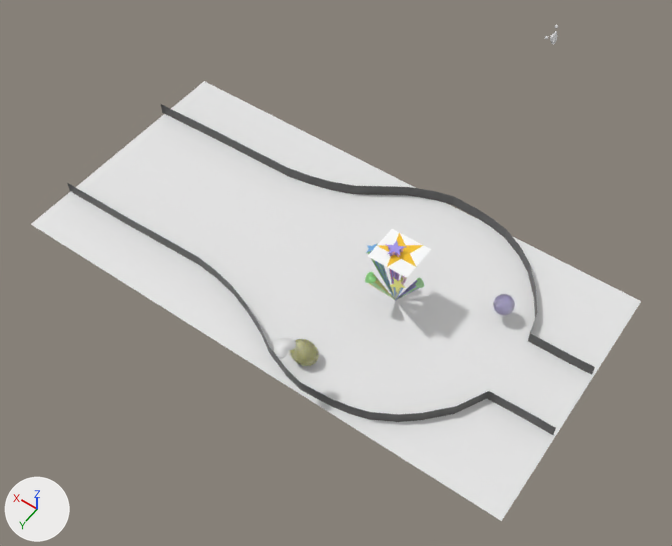
Two versions of the glTF model semesterproject.glb, one commit apart.
One viewpoint serves both versions: a 50 mm camera at (-6.52, 11.56, 17.93) aimed at (1.18, 0.77, 0.98). The axes (+X, +Y, +Z) are drawn at lower left. The lights are the same throughout. Where no turn or scale is listed for an object, it has been applied to the vertices.

Names of what the first picture shows: 'Icosphere.002', 'Icosphere.003', 'Sphere.002', 'boden', 'heart.001', 'star image', 'zaun'.
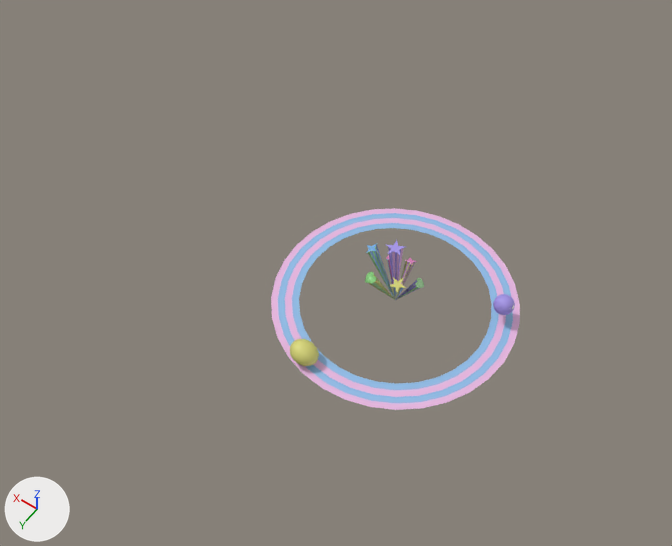
The change, as a diff of the scene's bpy script:
```diff
--- a/semesterproject.glb.py
+++ b/semesterproject.glb.py
@@ ob_platz @@
-ob_platz = bpy.data.objects.new('platz', me_circle)
-ob_platz.location = (-0.02, 0.0, -0.07)
@@ ob_weg @@
-ob_weg = bpy.data.objects.new('weg', me_circle_001)
-ob_weg.location = (0.02, 0.0, -0.06)
@@ ob_zaun @@
-ob_zaun = bpy.data.objects.new('zaun', me_plane)
-ob_zaun.location = (1.15, 0.0, 0.0)
@@ ob_boden @@
-ob_boden = bpy.data.objects.new('boden', me_plane_002)
-ob_boden.location = (2.04, 0.0, 0.0)
@@ ob_heart_001 @@
-ob_heart_001 = bpy.data.objects.new('heart.001', me_plane_004)
-ob_heart_001.location = (0.69, 3.38, 1.55)
@@ ob_star_image @@
-ob_star_image = bpy.data.objects.new('star image', me_360_f_540091788_avdynusbtnkqfnccukufa3zlshfnmyrk)
-ob_star_image.location = (0.0, 0.0, 1.79)
@@ ob_sphere_002 @@
-ob_sphere_002 = bpy.data.objects.new('Sphere.002', me_sphere_003)
-ob_sphere_002.location = (-0.58, -4.85, 4.87)
@@ ob_icosphere_002 @@
-ob_icosphere_002 = bpy.data.objects.new('Icosphere.002', me_icosphere_002)
-ob_icosphere_002.location = (0.77, 2.58, 0.26)
@@ ob_icosphere_003 @@
-ob_icosphere_003 = bpy.data.objects.new('Icosphere.003', me_icosphere_003)
-ob_icosphere_003.location = (-2.29, -1.04, 0.49)
```

Changed parts and their boxes (x1, y1, x2, y2) in the pictures (672 x 546 px):
'boden', deleted
    before: (31, 81, 641, 521)
'zaun', deleted
    before: (67, 104, 595, 435)
'star image', deleted
    before: (368, 229, 431, 278)
'Icosphere.002', deleted
    before: (290, 339, 319, 366)
'Icosphere.003', deleted
    before: (493, 294, 515, 315)
'heart.001', deleted
    before: (274, 338, 296, 358)
'Sphere.002', deleted
    before: (545, 25, 558, 45)
'Circle', unchanged, uncovered by the edit
    after: (271, 208, 520, 410)
